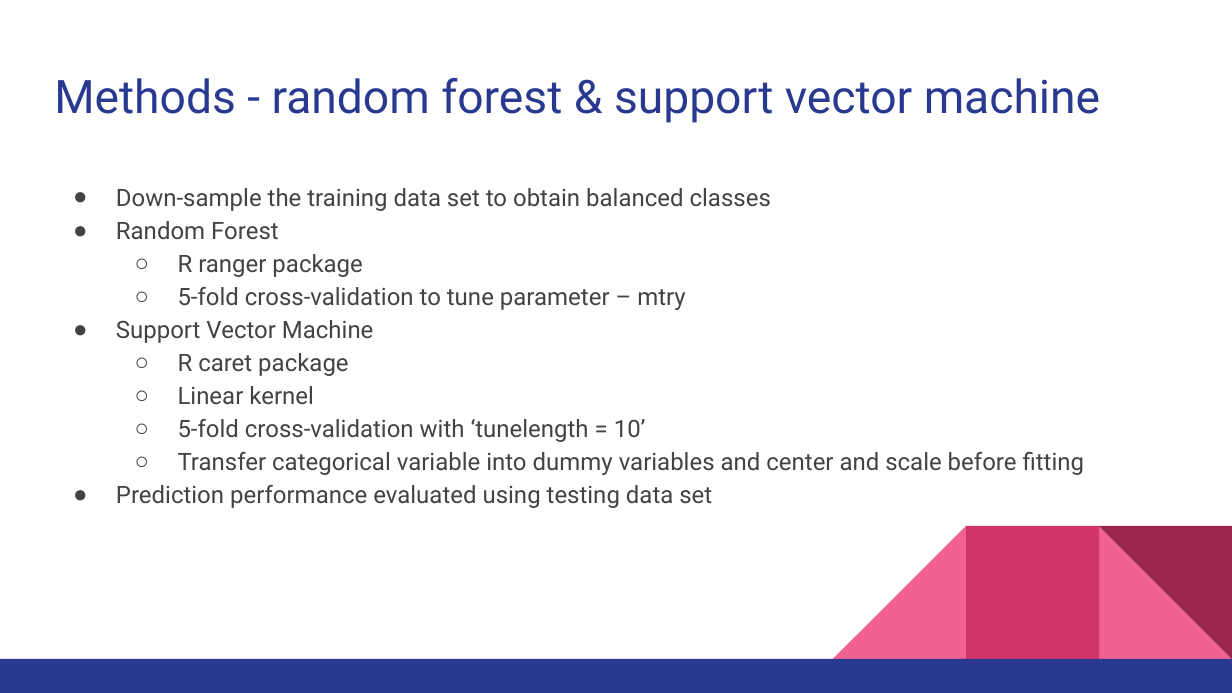
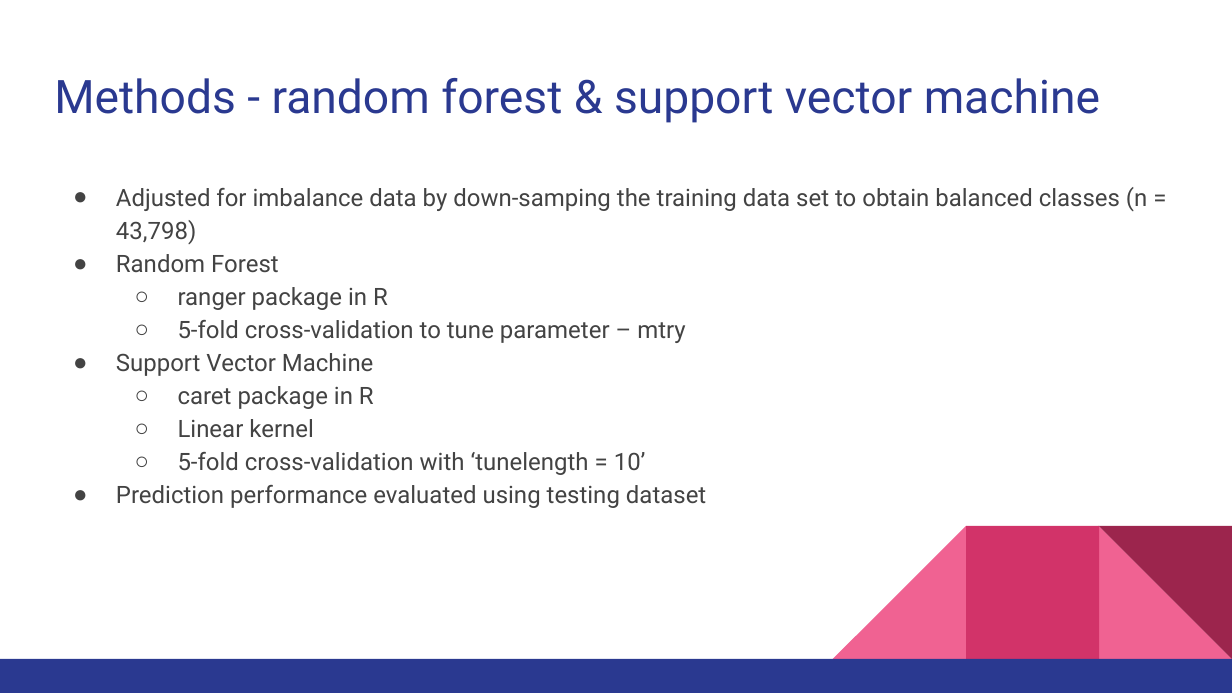
Before and after one commit to eunchong0204/bios735_group2, a slide deck: slide 25 of reports/Presentations/BIOS735_Group2_Presentation(4_27).pptx. Drawn at 1232x693 pixels with LibreOffice and Linux fonts; fonts in the diff are those of the drawing. Boxes give left, top, right and bottom in pixels: in the first picture for what was removed or moved away, otherwise in the second. Text is boxed around its words. In the diff, an @@ line names an element or a change of style, - is before the commit and + after.

```diff
--- a/reports/Presentations/BIOS735_Group2_Presentation(4_27).pptx
+++ b/reports/Presentations/BIOS735_Group2_Presentation(4_27).pptx
@@ text at [116, 187, 1147, 244]: text changed @@
-● Down-sample the training data set to obtain balanced classes
+● Adjusted for imbalance data by down-samping the training data set to obtain balanced classes (n = 43,798)
@@ text at [178, 287, 388, 310]: text changed @@
-  ○ R ranger package
+  ○ ranger package in R
@@ text at [178, 386, 374, 409]: text changed @@
-  ○ R caret package
+  ○ caret package in R
@@ text at [116, 485, 706, 508]: text changed @@
-  ○ Transfer categorical variable into dummy variables and center and scale before fitting
-● Prediction performance evaluated using testing data set
+● Prediction performance evaluated using testing dataset
```
Also in this commit, not shown: 12 other slides changed, 3 slides added, 3 slides removed, 2 other files.
